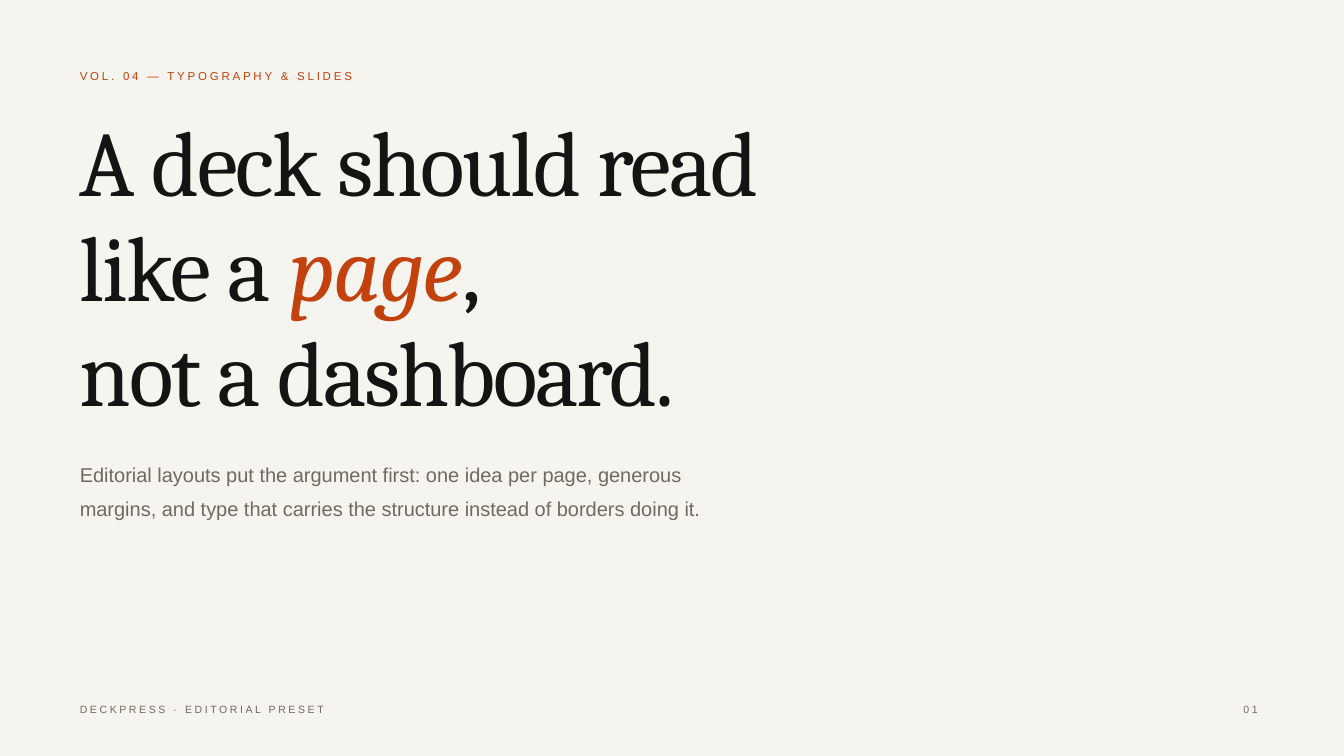
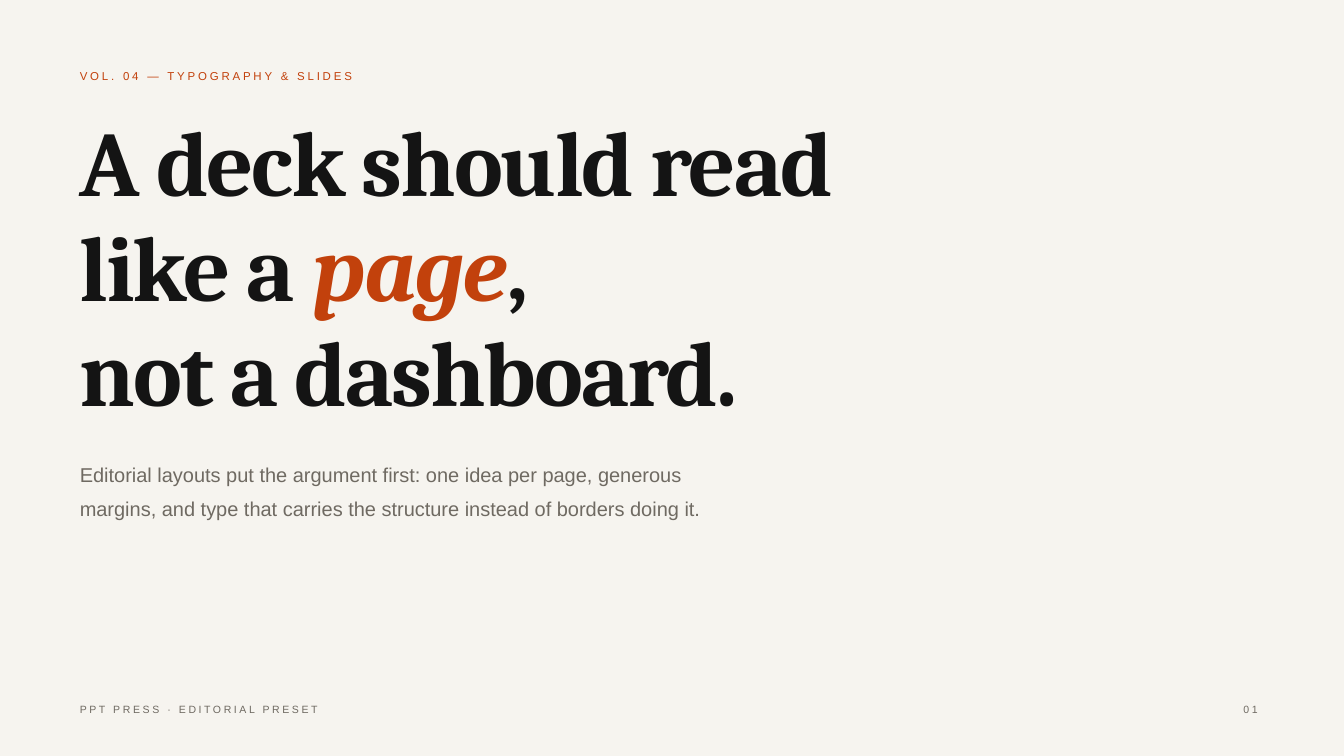
Before and after one commit to CrAckerDrv/pptpress, a slide deck: slide 1 of examples/editorial-keynote.pptx. Drawn at 1344x756 pixels with LibreOffice and Linux fonts; fonts in the diff are those of the drawing. Boxes give left, top, right and bottom in pixels: in the first picture for what was removed or moved away, otherwise in the second. Text is boxed around its words. In the diff, an @@ line names an element or a change of style, - is before the commit and + after.

```diff
--- a/examples/editorial-keynote.pptx
+++ b/examples/editorial-keynote.pptx
@@ text "A deck should read" at (80, 131, 833, 407): bold on @@
@@ text at (80, 705, 318, 713): text changed @@
-DECKPRESS · EDITORIAL PRESET
+PPT PRESS · EDITORIAL PRESET
```
Also in this commit, not shown: 3 other slides changed, 44 other files.
